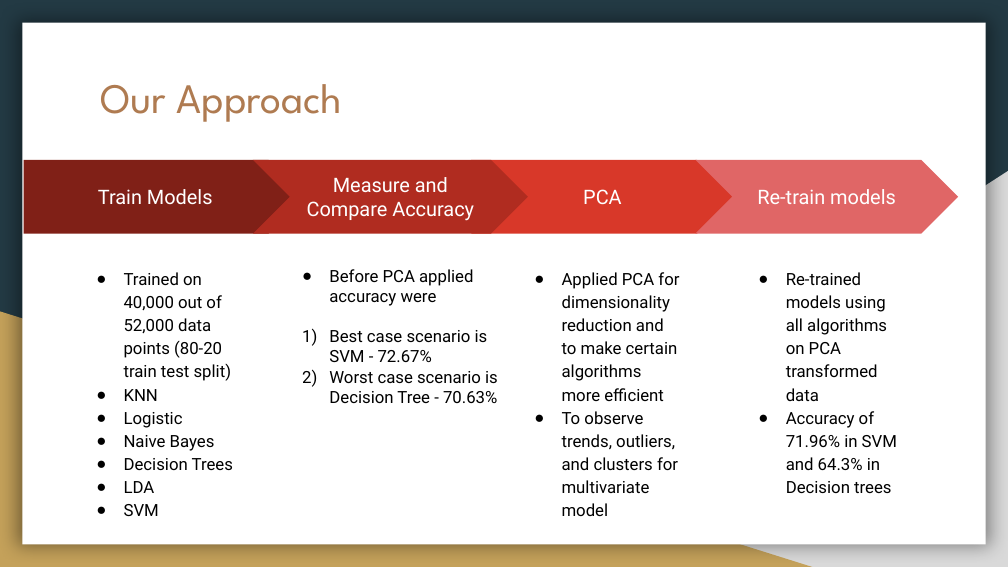
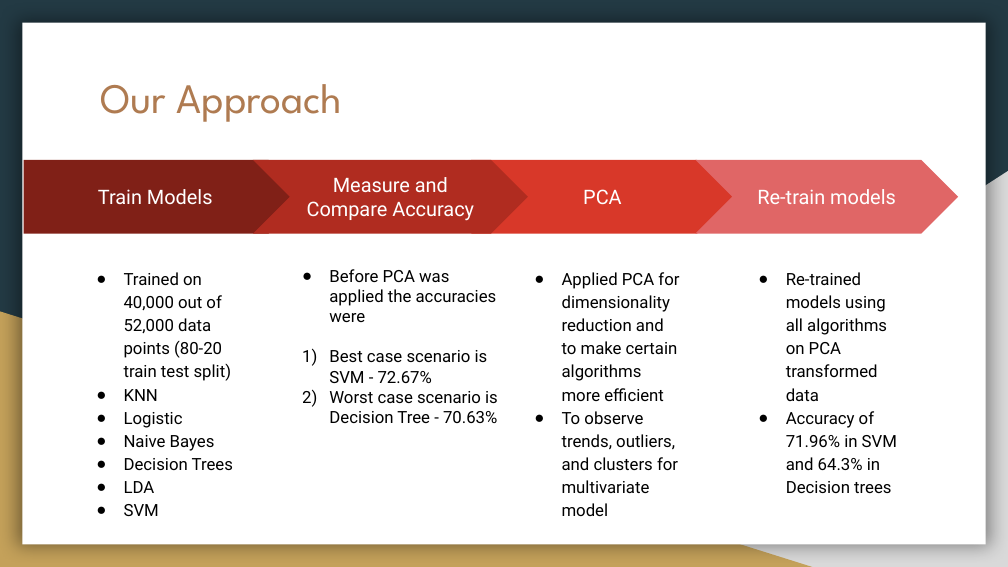
Before and after one commit to just-a-rookie-2001/CSE523-Machine-Learning-2022-Bug-Smashers, a slide deck: slide 7 of Presentations/10_Bug Smashers_End_Sem_Project_Presentation.pptx. Drawn at 1008x567 pixels with LibreOffice and Linux fonts; fonts in the diff are those of the drawing. Boxes give left, top, right and bottom in pixels: in the first picture for what was removed or moved away, otherwise in the second. Text is boxed around its words. In the diff, an @@ line names an element or a change of style, - is before the commit and + after.

```diff
--- a/Presentations/10_Bug Smashers_End_Sem_Project_Presentation.pptx
+++ b/Presentations/10_Bug Smashers_End_Sem_Project_Presentation.pptx
@@ text at [329,269,497,322]: text changed @@
-● Before PCA applied accuracy were
+● Before PCA was applied the accuracies were
```
Also in this commit, not shown: 1 other slide changed, 2 other files.
